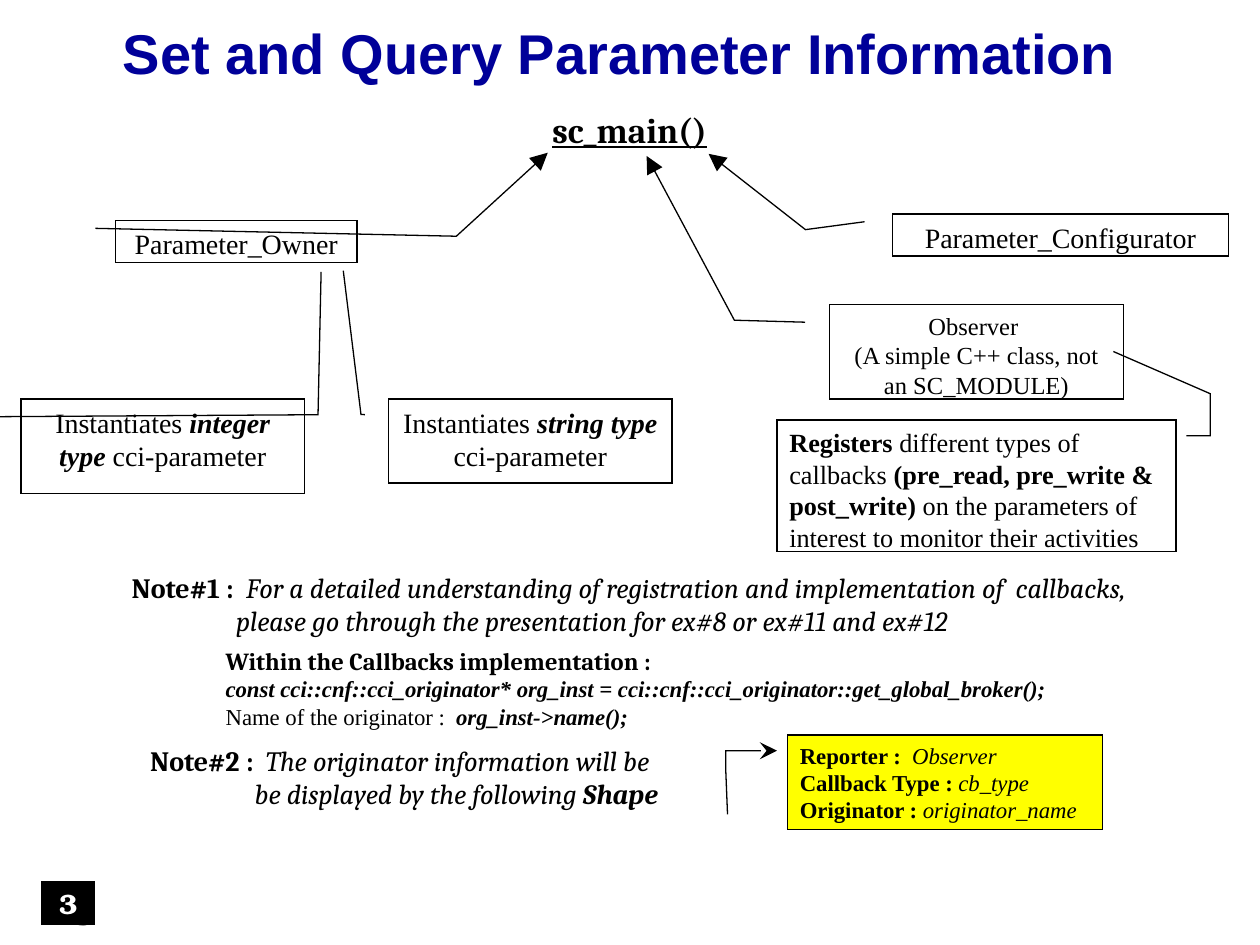
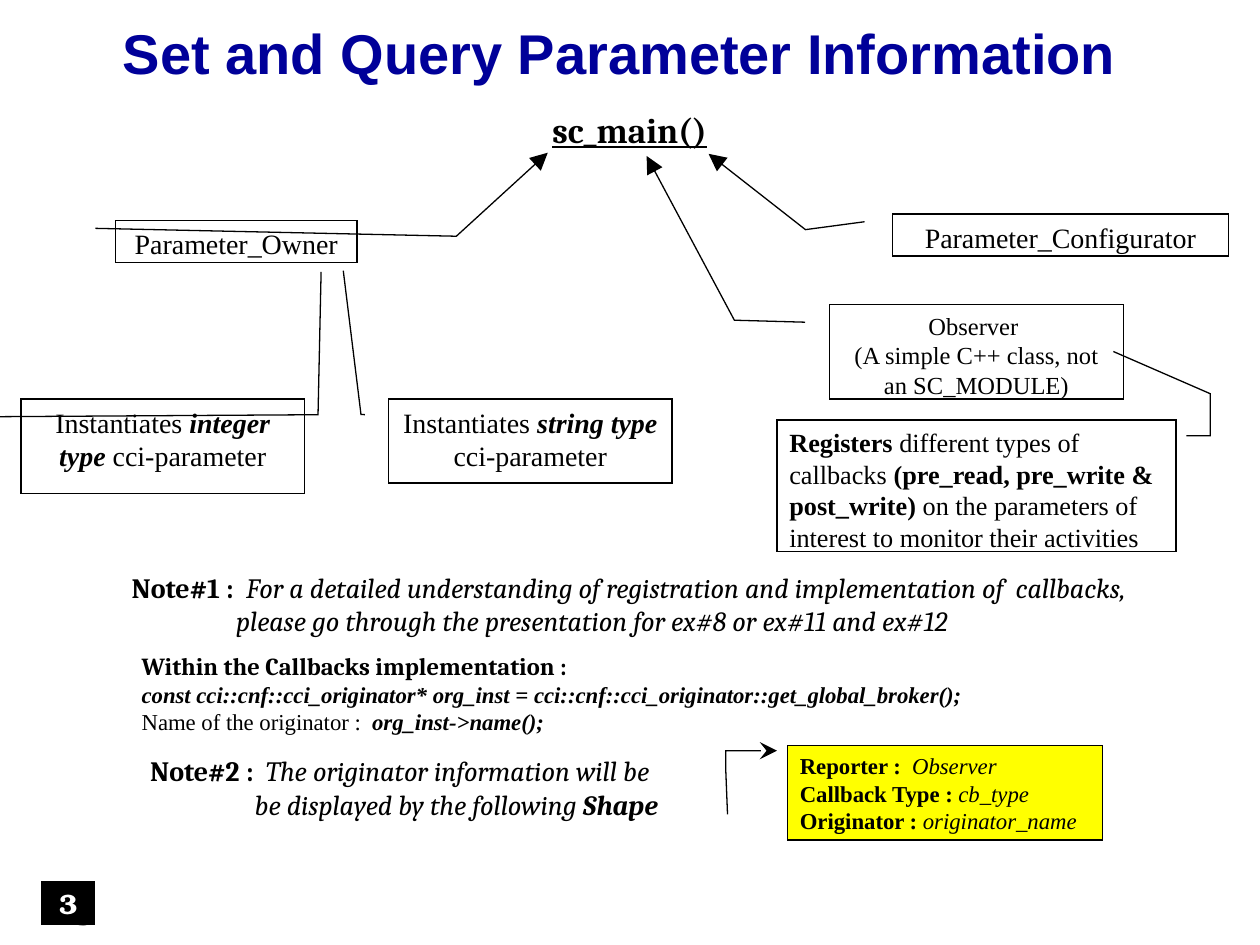
Before and after one commit to accellera-official/cci, a slide deck: slide 3 of examples/ex7_Parameter_Information/docs/ex7_Parameter_Information.ppt. Drawn at 1260x945 pixels with LibreOffice and Linux fonts; fonts in the diff are those of the drawing; background and template pictures are left out. Boxes give left, top, right and bottom in pixels: in the first picture for what was removed or moved away, otherwise in the second. Text is boxed around its words. In the diff, an @@ line names an element or a change of style, - is before the commit and + after.

Commit message:
Minor Updates
1.  Minor updates to code in ex7_Parameter_Information (Presentation updated accordingly)
2.  Added presentation to ex20_Tracing_Parameter_Activity

```diff
--- a/examples/ex7_Parameter_Information/docs/ex7_Parameter_Information.ppt
+++ b/examples/ex7_Parameter_Information/docs/ex7_Parameter_Information.ppt
@@ text "Within the Callbacks implementation : ...": place and size @@
-text "Within the Callbacks implementation : ..." at <box>226,653,1045,730</box>
+text "Within the Callbacks implementation : ..." at <box>142,658,961,735</box>
@@ text "Note#2 : The originator information ...": place and size @@
-text "Note#2 : The originator information ..." at <box>150,751,658,810</box>
+text "Note#2 : The originator information ..." at <box>150,761,658,821</box>
@@ freeform shape "Reporter : Observer": place and size @@
-freeform shape "Reporter : Observer" at <box>788,735,1102,829</box>
+freeform shape "Reporter : Observer" at <box>788,746,1102,840</box>
```
Also in this commit, not shown: 14 other slides changed, 3 slides added, 1 slide removed, 7 other files.
